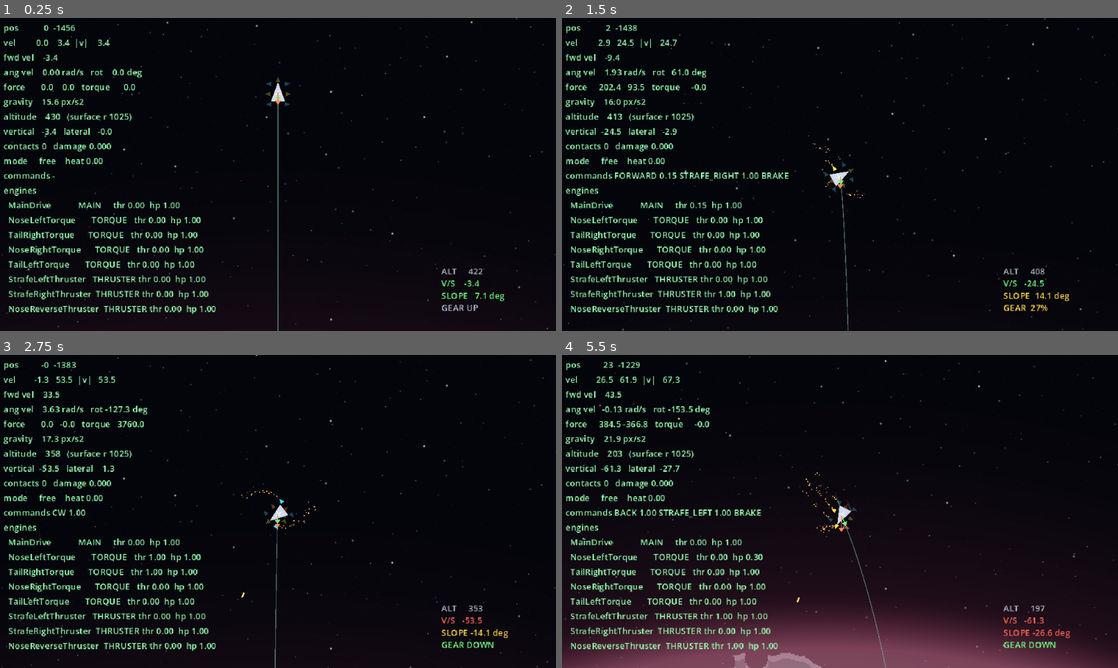
Above: before the commit, frames 1-4 (two rows, left to right).
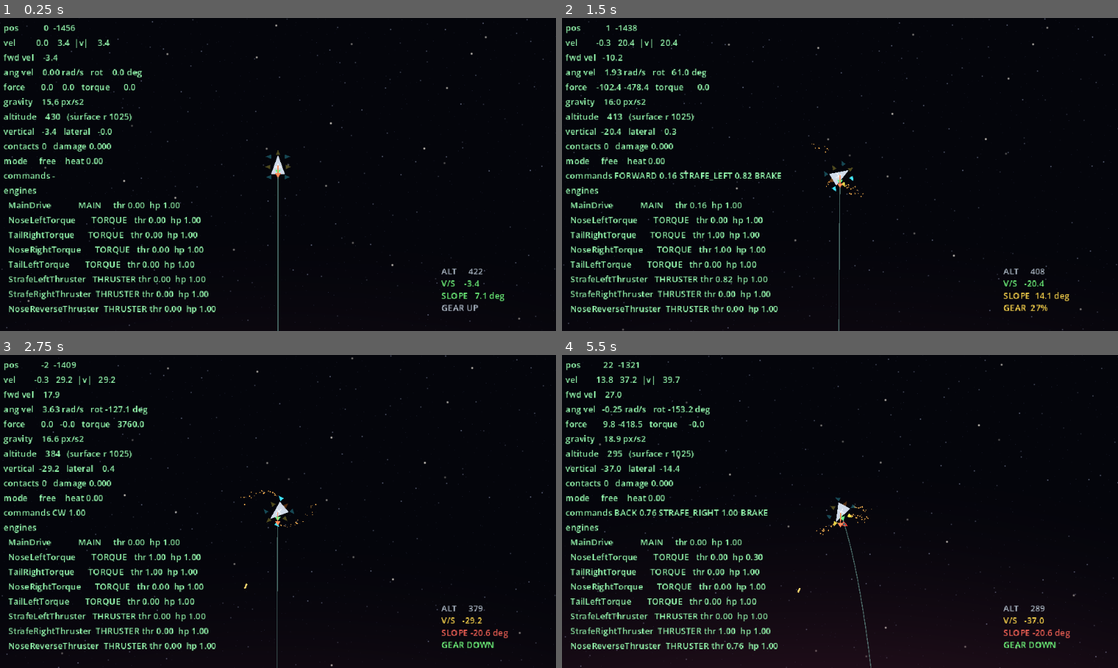
Above: after the commit, the same moments.

Repository: wroniasty/stardust
Game: Godot game, scene res://scenes/world.tscn
Two runs of this game, one before a commit and one after it. Both use one fixed random seed, a clock stepped at 60 frames per second and the inputs below.
Inputs:
- Up to frame 1 (0.25 s): no input
- Up to frame 2 (1.5 s): hold D (rotate_right) 0.53-1.28 s; hold Space (ship_fire) 0.53-1.28 s; hold Z (brake) from 1.28 s (still down); tap G (toggle_gear) at 1.35 s
- Up to frame 3 (2.75 s): release Z (brake) at 2.03 s; hold D (rotate_right) from 2.03 s (still down); hold Space (ship_fire) from 2.03 s (still down)
- Up to frame 4 (5.5 s): release D (rotate_right) at 2.78 s; release Space (ship_fire) at 2.78 s; hold W (thrust_forward) 2.78-3.53 s; tap G (toggle_gear) at 2.85, 4.35 s; hold Space (ship_fire) 3.53-4.28 s; hold A (rotate_left) 3.53-5.03 s; tap C (debug_carve) at 4.15 s; tap F5 (debug_damage_engine) at 4.9 s; hold Z (brake) from 5.03 s (still down); hold Space (ship_fire) from 5.03 s (still down)

The runs differ from the first frame. In frame 1, 0.7% of the frame differs, in the area x 0-100%, y 0-100%; in frame 2, 1.1%; in frame 3, 1.3%; in frame 4, 17%.

Commit message:
Fix reversed sideways braking, enable physics interpolation
Two reports from play.

The brake fired the strafe thrusters the wrong way. _apply_brake passes each
axis the pair of commands that oppose a negative and a positive component; the
forward pair was right and the sideways pair was written backwards, so drifting
right asked for STRAFE_RIGHT and the brake pushed the ship further sideways.
The parameters are renamed for what they fight rather than for their own
direction, since the two read identically at a glance.

The test never caught it because the brake phase only ever flew forward, which
exercises one of the two axes. There are now sideways and diagonal brake
phases, and both assert that braking never increases speed, which is the direct
symptom of a reversed command. The sideways stop needs eight seconds rather
than five: strafe musters 300 N against the retro thruster's 500 N, which is
the ship's design showing through rather than a fault.

The blur above 200 px/s is physics interpolation being off. The ship's
transform only changes on 60 Hz physics ticks while the camera smooths every
rendered frame, so the hull slides against the camera by a fraction of a pixel
back and forth, faster and more visibly the quicker it flies. Interpolation is
on now; Godot then forces every Camera2D to physics processing itself, so the
explicit override was removed rather than left pretending to be the decision.
DebugVectors follows in _physics_process for the same reason: read from a
rendered frame, a transform comes back un-interpolated.

check.ps1 needed fixing to see any of this: with ErrorActionPreference of Stop,
2>&1 turns every stderr line from Godot into a terminating error, so the new
and entirely harmless Camera2D warning aborted the whole check. The native
calls now run under Continue and only the error pattern decides.

Diagnosed from the mechanism rather than from the screen, so the blur fix wants
a visual confirmation; the setting is one line in project.godot if it was
something else.

Co-Authored-By: Claude Opus 5 <noreply@anthropic.com>

Diff:
--- a/project.godot
+++ b/project.godot
@@ -110,6 +110,7 @@
 
 [physics]
 
+common/physics_interpolation=true
 3d/physics_engine="Jolt Physics"
 2d/default_gravity=0.0
 2d/default_linear_damp=0.0
--- a/scripts/debug_vectors.gd
+++ b/scripts/debug_vectors.gd
@@ -36,9 +36,12 @@
 		_ship = get_node_or_null(ship_path) as Ship
 
 
-func _process(_delta: float) -> void:
+func _physics_process(_delta: float) -> void:
 	if _ship == null or not visible:
 		return
+	# Physics rather than idle: reading the ship's transform from a rendered
+	# frame gets the un-interpolated physics position, so the arrows would sit
+	# a fraction of a tick away from the hull they belong to.
 	global_position = _ship.global_position
 	queue_redraw()
 
--- a/scripts/ship.gd
+++ b/scripts/ship.gd
@@ -940,7 +940,11 @@
 		state.linear_velocity = Vector2.ZERO
 		return
 
-	# Forward is -Y, so moving forward means a negative Y and needs BACK.
+	# Each pair is (what fights a negative component, what fights a positive
+	# one). Forward is -Y, so drifting forward is negative and wants BACK;
+	# drifting right is +X and wants STRAFE_LEFT. Getting the second pair the
+	# wrong way round made the brake push the ship harder in the direction it
+	# was already sliding.
 	_brake_axis(
 		local_velocity.y,
 		ShipControl.Command.BACK,
@@ -948,23 +952,26 @@
 	)
 	_brake_axis(
 		local_velocity.x,
+		ShipControl.Command.STRAFE_RIGHT,
 		ShipControl.Command.STRAFE_LEFT,
-		ShipControl.Command.STRAFE_RIGHT,
 	)
 
 
 ## One velocity component against the group that opposes it.
 ##
-## `negative_command` is the one that fights a negative component. The throttle
+## `opposes_negative` is the command that pushes against a negative component,
+## `opposes_positive` against a positive one. Named for what they fight rather
+## than for their own direction, because the two read the same at a glance and
+## the pair for the sideways axis was written backwards. The throttle
 ## is the time the group would need to kill this component, clamped to one
 ## second, so it holds full thrust while there is real speed to shed and eases
 ## off over the last stretch instead of overshooting into a wobble.
 func _brake_axis(
-	component: float, negative_command: ShipControl.Command, positive_command: ShipControl.Command
+	component: float, opposes_negative: ShipControl.Command, opposes_positive: ShipControl.Command
 ) -> void:
 	if is_zero_approx(component):
 		return
-	var command: ShipControl.Command = negative_command if component < 0.0 else positive_command
+	var command: ShipControl.Command = opposes_negative if component < 0.0 else opposes_positive
 	var authority: float = control.authority_of(command)
 	if authority <= 0.0:
 		return
--- a/scripts/ship_camera.gd
+++ b/scripts/ship_camera.gd
@@ -26,6 +26,10 @@
 		_target = get_node_or_null(target_path) as Node2D
 	position_smoothing_enabled = true
 	position_smoothing_speed = 10.0
+	# The process mode is left alone: with physics interpolation on, Godot
+	# forces every Camera2D to physics processing anyway, which is what this
+	# camera wants. Setting it here as well would just be a lie about who
+	# decides.
 	zoom = Vector2(zoom_at_rest, zoom_at_rest)
 
 
--- a/tools/smoke_test.gd
+++ b/tools/smoke_test.gd
@@ -26,8 +26,13 @@
 const KILL_TICKS: int = 90
 
 ## Speed the brake has to shed, and the time it gets.
+##
+## Eight seconds rather than five because sideways braking is genuinely slower:
+## the strafe groups muster 300 N against the retro thruster's 500 N, so a
+## sideways stop takes about six seconds to the forward stop's four and a half.
+## That is the ship's design showing through, not a fault.
 const BRAKE_SPEED: float = 100.0
-const BRAKE_TICKS: int = 300
+const BRAKE_TICKS: int = 480
 const FALL_TICKS: int = 60
 const ORBIT_TICKS: int = 1800
 const LANDING_TICKS: int = 600
@@ -69,7 +74,7 @@
 ## tree yet, so a planet queried there would still hold its default parameters
 ## instead of the ones _ready() rolls from the seed.
 enum Phase { FIELD, TERRAIN, CONTROL_GROUPS, FORWARD_BURN, ROTATE_CW, ROTATE_CCW,
-	ROTATE_DAMAGED, KILL_ROTATION, BRAKE, STRAFE, FREE_FALL, ORBIT,
+	ROTATE_DAMAGED, KILL_ROTATION, BRAKE, BRAKE_SIDEWAYS, BRAKE_DIAGONAL, STRAFE, FREE_FALL, ORBIT,
 	ORBIT_LOCK, AEROBRAKE, HULL_HEAT, SPIN_IN_AIR, SPIN_IN_VACUUM, LANDING,
 	PLATEAU, GEAR, LANDING_GOOD, LANDING_FAST, LANDING_STEEP, LANDED_RIDE,
 	WEAPON, DONE }
@@ -95,6 +100,7 @@
 var _damaged_turn_spin: float = 0.0
 var _kill_ticks: int = -1
 var _peak_turn_during_brake: float = 0.0
+var _peak_speed: float = 0.0
 var _flat_angle: float = 0.0
 var _steep_angle: float = 0.0
 var _ride_start_world: Vector2 = Vector2.ZERO
@@ -170,6 +176,8 @@
 			_kill_ticks = _ticks
 	elif _phase == Phase.BRAKE:
 		_peak_turn_during_brake = maxf(_peak_turn_during_brake, absf(_ship.angular_velocity))
+	elif _phase == Phase.BRAKE_SIDEWAYS or _phase == Phase.BRAKE_DIAGONAL:
+		_peak_speed = maxf(_peak_speed, _ship.linear_velocity.length())
 	elif _phase == Phase.HULL_HEAT:
 		_peak_heat = maxf(_peak_heat, _ship.hull_heat)
 	elif _phase == Phase.LANDING:
@@ -352,7 +360,7 @@
 			return FORWARD_BURN_TICKS
 		Phase.KILL_ROTATION:
 			return KILL_TICKS
-		Phase.BRAKE:
+		Phase.BRAKE, Phase.BRAKE_SIDEWAYS, Phase.BRAKE_DIAGONAL:
 			return BRAKE_TICKS
 		Phase.ORBIT_LOCK:
 			return LOCK_TICKS
@@ -384,7 +392,7 @@
 ## deliberately run in empty space so gravity cannot be mistaken for drift.
 func _phase_needs_planet() -> bool:
 	match _phase:
-		Phase.CONTROL_GROUPS, Phase.FORWARD_BURN, Phase.ROTATE_CW, Phase.ROTATE_CCW, Phase.ROTATE_DAMAGED, Phase.KILL_ROTATION, Phase.BRAKE, Phase.STRAFE:
+		Phase.CONTROL_GROUPS, Phase.FORWARD_BURN, Phase.ROTATE_CW, Phase.ROTATE_CCW, Phase.ROTATE_DAMAGED, Phase.KILL_ROTATION, Phase.BRAKE, Phase.BRAKE_SIDEWAYS, Phase.BRAKE_DIAGONAL, Phase.STRAFE:
 			return false
 		_:
 			return true
@@ -423,6 +431,16 @@
 			_ship.linear_velocity = Ship.FORWARD * BRAKE_SPEED
 			_ship.brake_command = true
 			_peak_turn_during_brake = 0.0
+		Phase.BRAKE_SIDEWAYS:
+			# The axis the forward-only test never touched, which is how a
+			# reversed pair of strafe commands went unnoticed.
+			_ship.linear_velocity = Ship.FORWARD.orthogonal() * BRAKE_SPEED
+			_ship.brake_command = true
+			_peak_speed = 0.0
+		Phase.BRAKE_DIAGONAL:
+			_ship.linear_velocity = (Ship.FORWARD + Ship.FORWARD.orthogonal()).normalized() * BRAKE_SPEED
+			_ship.brake_command = true
+			_peak_speed = 0.0
 		Phase.STRAFE:
 			_ship.commands[ShipControl.Command.STRAFE_RIGHT] = 1.0
 			_peak_drift = 0.0
@@ -587,6 +605,21 @@
 				absf(_ship.angular_velocity) < 0.001,
 				"the spin is fully dead afterwards (%.4f rad/s)" % _ship.angular_velocity,
 			)
+		Phase.BRAKE_SIDEWAYS, Phase.BRAKE_DIAGONAL:
+			var label: String = "sideways" if _phase == Phase.BRAKE_SIDEWAYS else "diagonal"
+			_expect(
+				_ship.linear_velocity.length() < 1.0,
+				"brake stops a %s %.0f px/s run (%.2f px/s left)" % [
+					label, BRAKE_SPEED, _ship.linear_velocity.length(),
+				],
+			)
+			# The symptom of a reversed command: the brake accelerates instead.
+			_expect(
+				_peak_speed <= BRAKE_SPEED + 1.0,
+				"braking never speeds the ship up (peaked at %.1f px/s from %.0f)" % [
+					_peak_speed, BRAKE_SPEED,
+				],
+			)
 		Phase.BRAKE:
 			_expect(
 				_ship.linear_velocity.length() < 1.0,
Not shown, changed: IDEAS.md
Not shown, changed: tools/check.ps1
